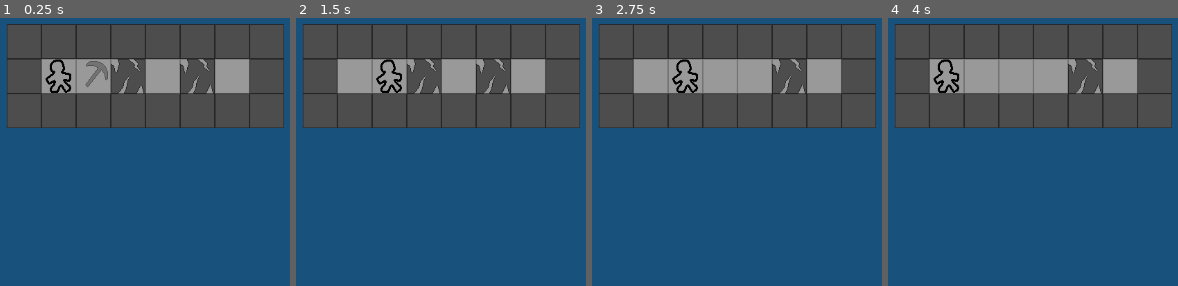
Above: before the commit, frames 1-4 (left to right).
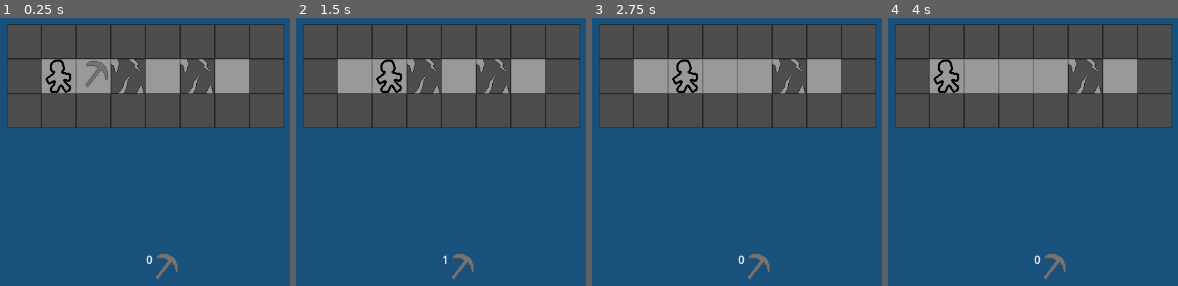
Above: after the commit, the same moments.

Repository: dyllandry/Dwarf-Spelunking
Game: Godot game, scene res://test.tscn
The game is run twice, just before and just after one commit, with the same random seed, the same clock (stepped at 60 frames per second) and the same inputs.
Inputs:
- Up to frame 1 (0.25 s): no input
- Up to frame 2 (1.5 s): tap Enter at 0.5 s; hold D (move_right) 0.53-1.28 s; tap Space at 1.25 s; hold S (move_down) from 1.28 s (still down)
- Up to frame 3 (2.75 s): tap Enter at 2 s; release S (move_down) at 2.03 s; hold D (move_right) from 2.03 s (still down)
- Up to frame 4 (4 s): tap Space at 2.75 s; release D (move_right) at 2.78 s; hold W (move_up) 2.78-3.53 s; tap Enter at 3.5 s; hold Left (move_left) from 3.53 s (still down)

The runs differ from the first frame. In frame 1, 0.3% of the frame differs, in the area x 50-62%, y 88-98%; in frame 2, 0.3%; in frame 3, 0.3%; in frame 4, 0.3%.

Commit message:
show pickaxes in HUD

Diff:
--- /dev/null
+++ b/PickaxesControl.gd
@@ -0,0 +1,10 @@
+extends Control
+
+
+# Called when the node enters the scene tree for the first time.
+func _ready():
+	PlayerInventory.pickaxes_set.connect(_on_player_inventory_pickaxes_set)
+
+
+func _on_player_inventory_pickaxes_set(pickaxes):
+	$PickaxesLabel.text = str(pickaxes)
--- a/cracked_wall.gd
+++ b/cracked_wall.gd
@@ -2,6 +2,6 @@
 
 
 func _on_static_body_2d_interacted():
-	if (PlayerInventory.pickaxes > 0):
-		PlayerInventory.pickaxes -= 1
+	if (PlayerInventory.get_pickaxes() > 0):
+		PlayerInventory.remove_pickaxe()
 		queue_free()
--- /dev/null
+++ b/hud.tscn
@@ -0,0 +1,36 @@
+[gd_scene load_steps=3 format=3 uid="uid://dg6v5jgiux241"]
+
+[ext_resource type="Script" path="res://PickaxesControl.gd" id="1_apy4q"]
+[ext_resource type="Texture2D" uid="uid://buygnyqc60oct" path="res://assets/pickaxe.png" id="1_pgr6k"]
+
+[node name="HUD" type="CanvasLayer"]
+metadata/_edit_group_ = true
+
+[node name="BoxContainer" type="BoxContainer" parent="."]
+anchors_preset = 7
+anchor_left = 0.5
+anchor_top = 1.0
+anchor_right = 0.5
+anchor_bottom = 1.0
+offset_left = -25.0
+offset_top = -70.0
+offset_right = 25.0
+offset_bottom = -20.0
+grow_horizontal = 2
+grow_vertical = 0
+
+[node name="PickaxesControl" type="Control" parent="BoxContainer"]
+layout_mode = 2
+script = ExtResource("1_apy4q")
+
+[node name="TextureRect" type="TextureRect" parent="BoxContainer/PickaxesControl"]
+layout_mode = 2
+offset_right = 50.0
+offset_bottom = 50.0
+texture = ExtResource("1_pgr6k")
+
+[node name="PickaxesLabel" type="Label" parent="BoxContainer/PickaxesControl"]
+layout_mode = 0
+offset_right = 40.0
+offset_bottom = 23.0
+text = "0"
--- a/pickaxe.gd
+++ b/pickaxe.gd
@@ -2,5 +2,5 @@
 
 
 func _on_static_body_2d_interacted():
-	PlayerInventory.pickaxes += 1
+	PlayerInventory.add_pickaxe()
 	queue_free()
--- a/player.tscn
+++ b/player.tscn
@@ -1,7 +1,8 @@
-[gd_scene load_steps=3 format=3 uid="uid://ihtc1an0efy8"]
+[gd_scene load_steps=4 format=3 uid="uid://ihtc1an0efy8"]
 
 [ext_resource type="Texture2D" uid="uid://cb5urqw4t2vkj" path="res://assets/player.png" id="1_8ikw5"]
 [ext_resource type="Script" path="res://player.gd" id="1_buw80"]
+[ext_resource type="PackedScene" uid="uid://dg6v5jgiux241" path="res://hud.tscn" id="3_sl3ud"]
 
 [node name="Player" type="Node2D"]
 script = ExtResource("1_buw80")
@@ -9,3 +10,5 @@
 
 [node name="Sprite2D" type="Sprite2D" parent="."]
 texture = ExtResource("1_8ikw5")
+
+[node name="HUD" parent="." instance=ExtResource("3_sl3ud")]
--- a/player_inventory.gd
+++ b/player_inventory.gd
@@ -1,4 +1,21 @@
 extends Node
 
 
-var pickaxes = 0
+signal pickaxes_set(pickaxes)
+
+
+var _pickaxes = 0
+
+
+func get_pickaxes():
+    return _pickaxes
+
+
+func add_pickaxe():
+    _pickaxes += 1
+    pickaxes_set.emit(_pickaxes)
+
+
+func remove_pickaxe():
+    _pickaxes -= 1
+    pickaxes_set.emit(_pickaxes)
